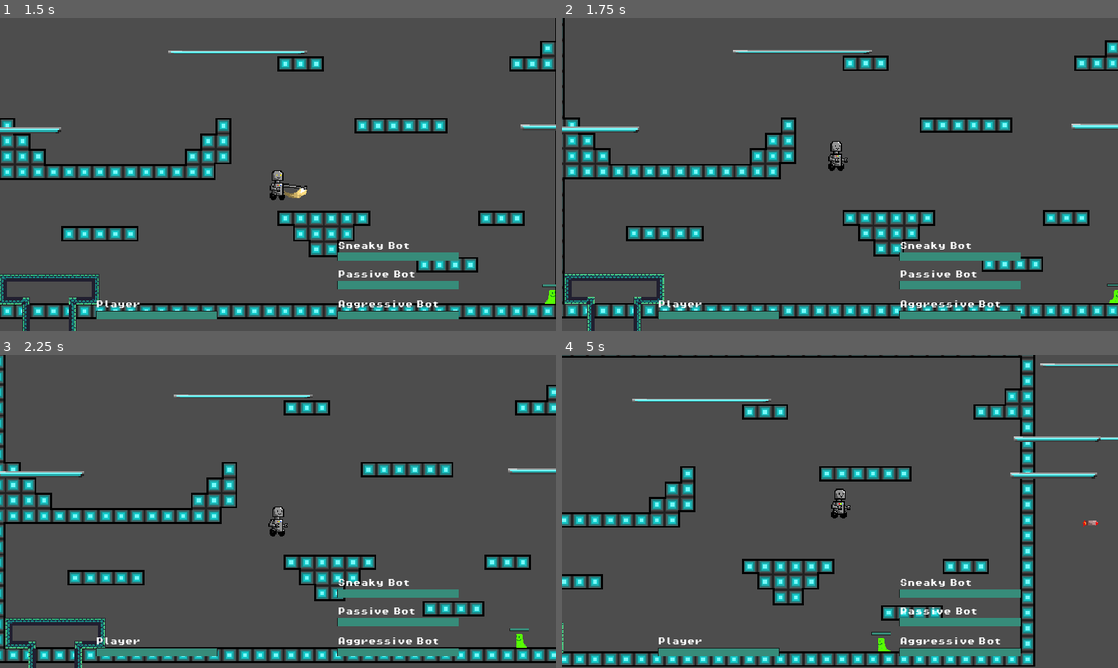
Above: before the commit, frames 1-4 (two rows, left to right).
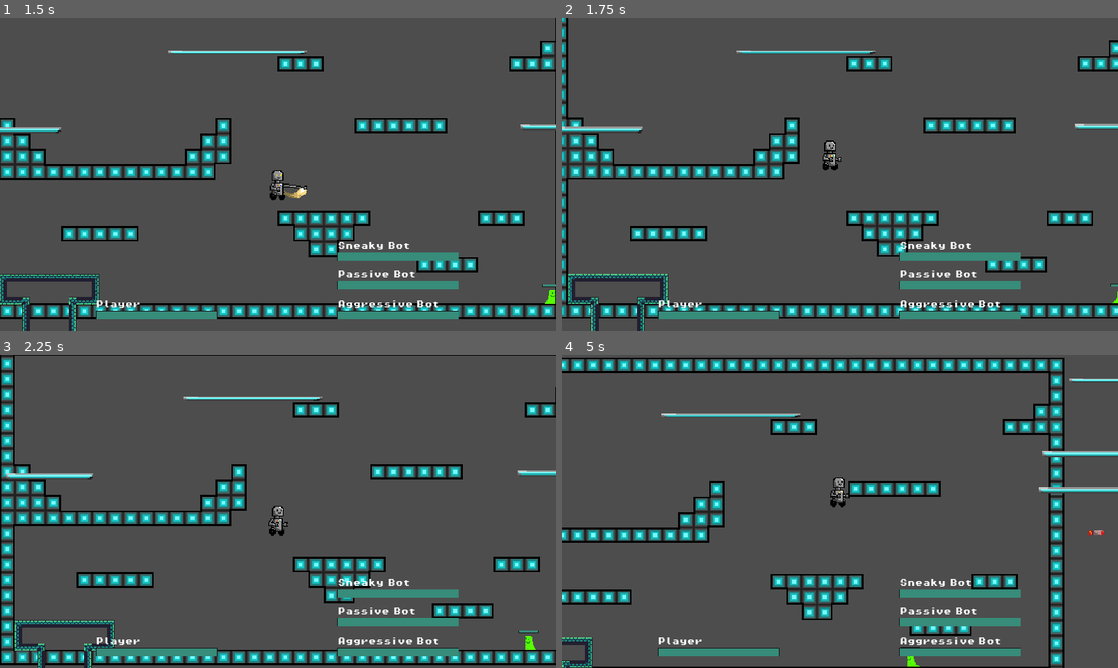
Above: after the commit, the same moments.

Repository: fancyamazon/Beat-the-Bot
Game: Godot game, scene res://scenes/game.tscn
The game is run twice, just before and just after one commit, with the same random seed, the same clock (stepped at 60 frames per second) and the same inputs.
Inputs (mouse positions are in pixels of both pictures, inside the frame that each line leads up to):
- Up to frame 1 (1.5 s): move the mouse to (400, 158) at 0.52 s; hold L (enemy_right) from 0.53 s (still down); right-click (400, 158) at 0.6 s; tap Space (jump) at 0.77 s; move the mouse to (166, 190) at 1.27 s; tap Q (attack) at 1.35 s
- Up to frame 2 (1.75 s): keep holding L (enemy_right); tap Space (jump) at 1.52 s; right-click (728, 190) at 1.55 s
- Up to frame 3 (2.25 s): move the mouse to (333, 442) at 2.02 s; release L (enemy_right) at 2.03 s; hold J (enemy_left) from 2.03 s (still down); hold Shift (crouch) from 2.03 s (still down)
- Up to frame 4 (5 s): right-click (895, 442) at 2.3 s; move the mouse to (812, 574) at 2.77 s; release J (enemy_left) at 2.78 s; release Shift (crouch) at 2.78 s; hold L (enemy_right) 2.78-4.28 s; tap Tab (dash) at 2.85 s; tap Space (jump) at 3.02, 3.77, 4.52 s; right-click (812, 574) at 3.05 s; move the mouse to (1006, 558) at 3.52 s; right-click (1006, 558) at 3.6 s; move the mouse to (673, 464) at 4.27 s; hold J (enemy_left) from 4.28 s (still down); click (673, 464) at 4.35 s; right-click (673, 464) at 4.55 s

Frame 1 is identical in both runs. In frame 2, 11% of the frame differs, in the area x 0-100%, y 0-100%; in frame 3, 18%; in frame 4, 21%.

Commit message:
fixed last (to my knowledge) grapple bug--made it follow moving platforms

Diff:
--- a/platformer2/scripts/grapple_controller.gd
+++ b/platformer2/scripts/grapple_controller.gd
@@ -10,6 +10,14 @@
 
 var launched = false
 var target: Vector2
+
+# This is to solve for moving platforms.
+var collider: Object
+var offset_from_center: Vector2 # how far it is from the center of the platform
+
+func _physics_process(delta: float) -> void:
+	if launched:
+		handle_grapple(delta)
 
 func _process(delta):
 	ray.look_at(get_global_mouse_position())
@@ -26,13 +34,27 @@
 	if ray.is_colliding():
 		launched = true
 		target = ray.get_collision_point()
+		collider = ray.get_collider()
+		if collider is Node2D:
+			offset_from_center = target - collider.global_position
+		else:
+			offset_from_center = Vector2.ZERO
+
 		rope.show()
 
 func retract():
 	launched = false
 	rope.hide()
+	collider = null
 
 func handle_grapple(delta):
+	# handling if the collider disappeared
+	if not is_instance_valid(collider):
+		retract()
+		return
+
+	target = collider.global_position + offset_from_center
+
 	var target_dir = player.global_position.direction_to(target)
 	var target_dist = player.global_position.distance_to(target)
 
@@ -51,6 +73,7 @@
 		#print(force)
 
 	player.velocity += force * delta
+	# todo in the future: when velocity drops below certain amount (indicating shakiness) then set it to zero
 	update_rope()
 
 func update_rope():
